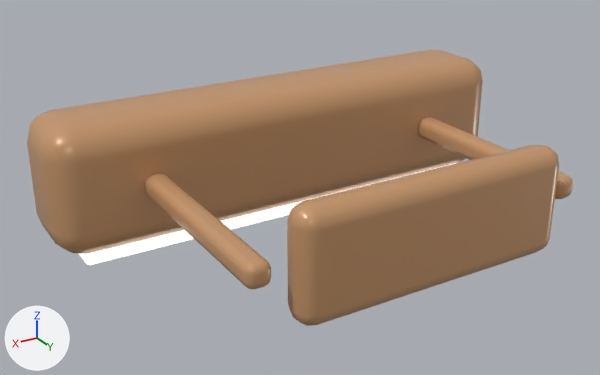
An edit to the glTF model assets/3d/native/wallSpotBarOak.glb, drawn before and after from the same camera.
The view is the same before and after, from a 50 mm lens placed at (0.646, 0.745, 0.775), pointed at (0.05, -0.248, 0.278). Lighting does not change. The marker at lower left points along +X, +Y and +Z. The older version comes first. Where no turn or scale is listed for an object, it has been applied to the vertices.

In view in the first picture: 'Picture light arm', 'Picture light arm.001', 'Picture light housing', 'Spotlight lens', 'Wall backplate'.
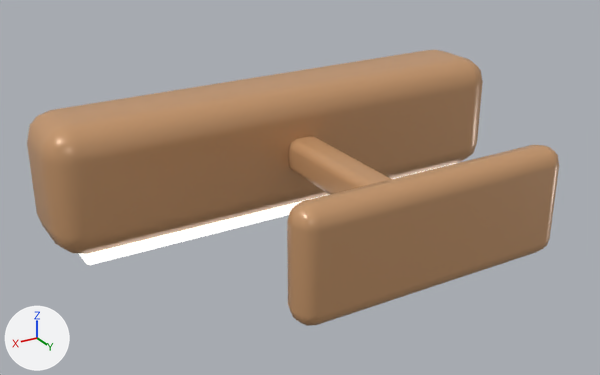
Pixel boxes (x1, y1, x2, y2) of what changed, in the pictures (600 x 375 px):
'Picture light arm.001', deleted (orange)
    before: (145, 173, 271, 289)
'Spotlight support arm', added (orange)
    after: (289, 136, 391, 194)
'Picture light arm', deleted (orange)
    before: (418, 117, 573, 199)

The change in detail:
Mesh me_cube_006_1 is new.
It has 96 vertices, 188 faces and spans x -0.028..0.028, y -0.2..0.2, z -0.028..0.028.
It uses material mat_spotlight_oak (orange #c9996d).
Object 'Picture light arm' (ob_picture_light_arm) is deleted.
Object 'Picture light arm.001' (ob_picture_light_arm_001) is deleted.
Object 'Spotlight support arm' (ob_spotlight_support_arm) is new; it shows me_cube_006_1.
Its location is (0.0, -0.2, 0.3).
